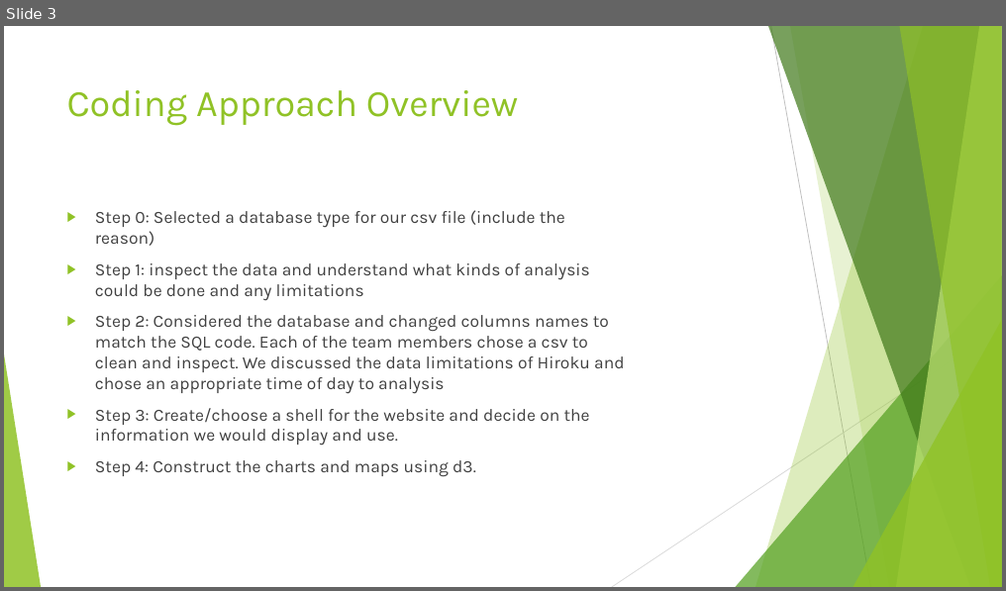
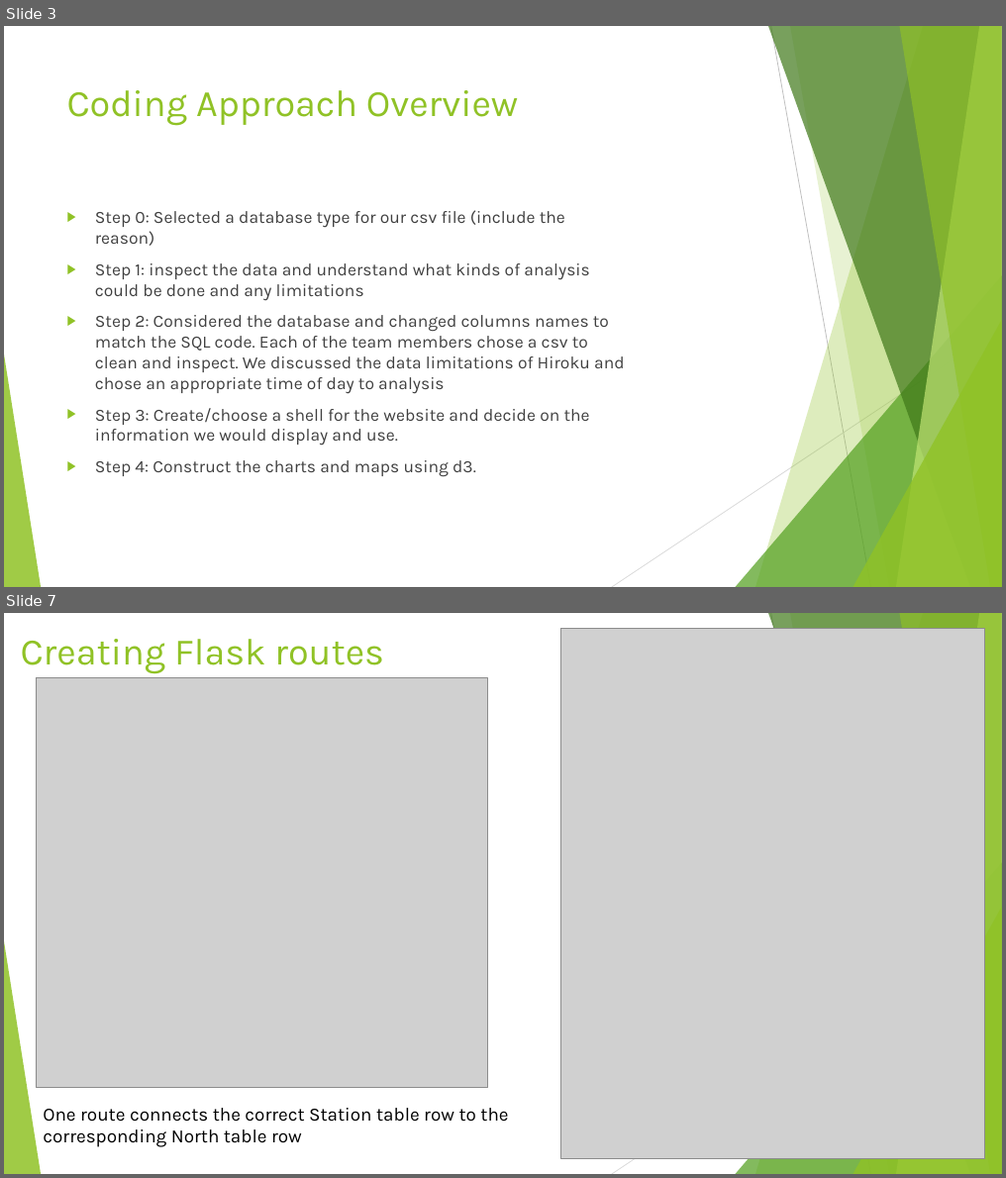
Before and after one commit to alexanderbpowers/project_3-Group_8, a slide deck: Weather Patterns in Brazil.pptx. Shown one above the other, each under a label of ours: slide 3 before the commit, slides 3 and 7 after it; the slides between them are not shown. The pictures are 1006x591 and 1006x1178 pixels, drawn with LibreOffice and Linux fonts; fonts in the diff are those of the drawing; grey boxes stand for pictures. Boxes give left, top, right and bottom in pixels: in the first picture for what was removed or moved away, otherwise in the second. Text is boxed around its words. In the diff, an @@ line names an element or a change of style, - is before the commit and + after.

```diff
--- a/Weather Patterns in Brazil.pptx
+++ b/Weather Patterns in Brazil.pptx
@@ slide 7 added at (4,613,1002,1174), background #FFFFFF; not listed: 10 template elements that a slide beside it also shows @@
@@ title added at (21,639,384,673), 36 pt, text #90C226 @@
+Creating Flask routes
@@ picture added at (561,629,985,1159) @@
@@ picture added at (36,677,487,1087) @@
@@ text added at (43,1108,508,1148), 18 pt, text #000000 @@
+One route connects the correct Station table row to the corresponding North table row
```
Also in this commit, not shown: 3 slides changed, 3 other slides added, 2 slides removed, 2 other files.
